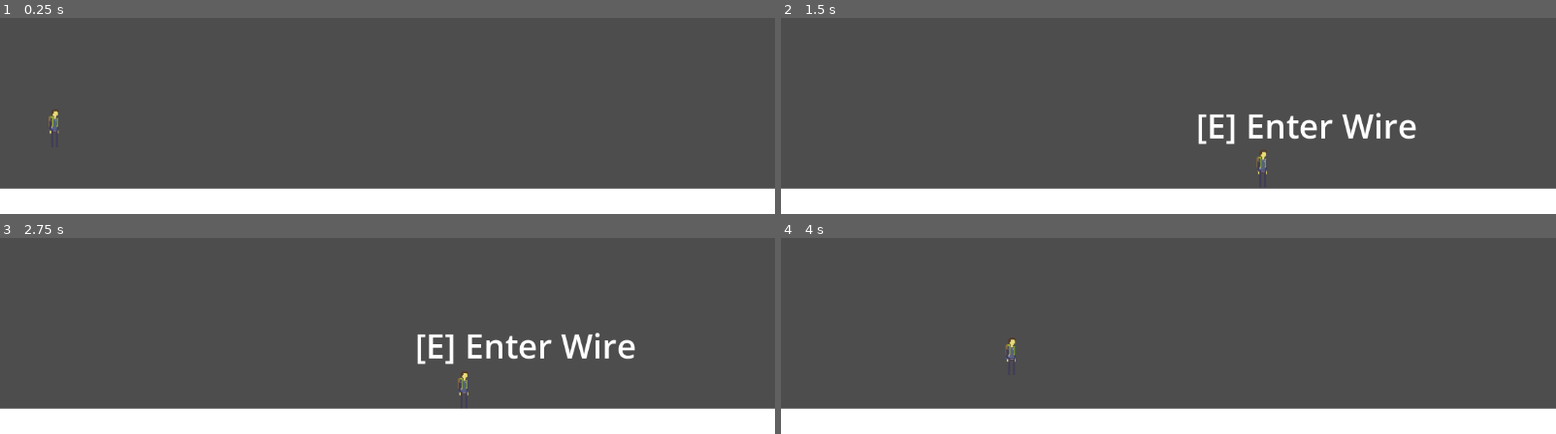
Above: before the commit, frames 1-4 (two rows, left to right).
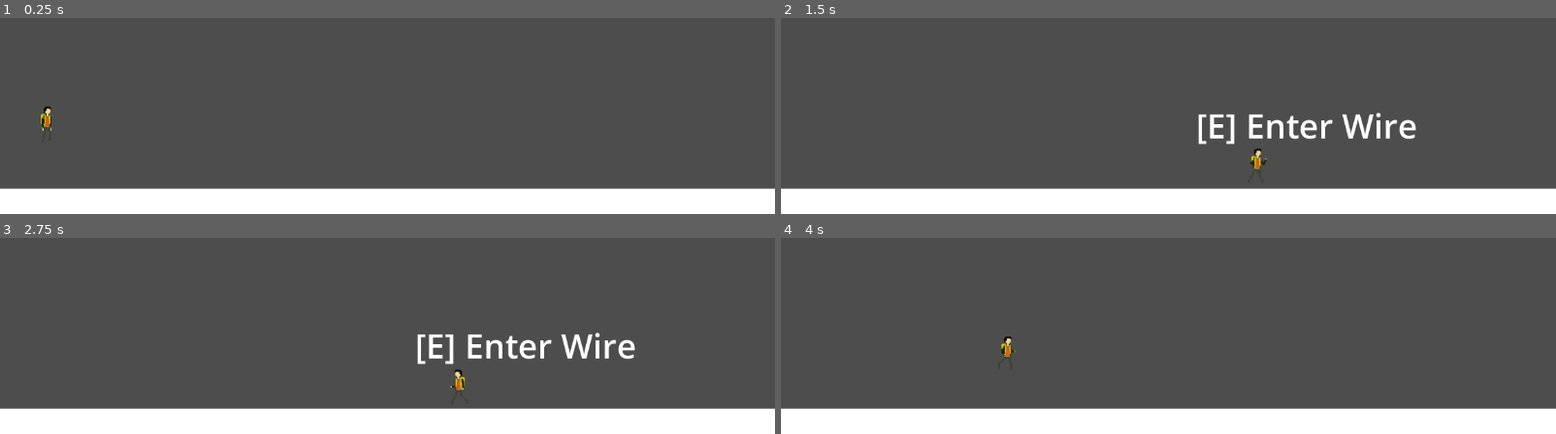
Above: after the commit, the same moments.

Repository: The-Spark-Industries/spark-energy
Game: Godot game, scene res://Master Scenes/level1.tscn
Two runs of this game, one before a commit and one after it. Both use one fixed random seed, a clock stepped at 60 frames per second and the inputs below.
Inputs:
- Up to frame 1 (0.25 s): no input
- Up to frame 2 (1.5 s): hold Right (ui_right) from 0.53 s (still down); tap E (interact) at 0.6, 1.35 s; tap Space (jump) at 0.77 s
- Up to frame 3 (2.75 s): tap Space (jump) at 1.52 s; release Right (ui_right) at 2.03 s; hold Left (ui_left) from 2.03 s (still down); tap E (interact) at 2.1 s
- Up to frame 4 (4 s): release Left (ui_left) at 2.78 s; hold Right (ui_right) from 2.78 s (still down); tap E (interact) at 2.85, 3.6 s; tap Space (jump) at 3.02, 3.77 s

The runs differ from the first frame. In frame 1, 0.2% of the frame differs, in the area x 5-8%, y 45-64%; in frame 2, 0.2%; in frame 3, 0.2%; in frame 4, 0.2%.

Commit message:
Sprite Imports

Diff:
--- a/Master Scenes/level1.tscn
+++ b/Master Scenes/level1.tscn
@@ -1,9 +1,10 @@
 [gd_scene format=3 uid="uid://c812w5iknq1es"]
 
 [ext_resource type="Script" uid="uid://ddurd58npppi" path="res://Scripts/Player.gd" id="1_vly50"]
-[ext_resource type="Texture2D" uid="uid://bbcour4btu45" path="res://1_Main Character Assets/Spark Assets/Spark Sprites/spark2.png" id="2_nuwp2"]
 [ext_resource type="Script" uid="uid://hxb45dpv1eq5" path="res://Scripts/RoomCamera.gd" id="3_roomcam"]
+[ext_resource type="Texture2D" uid="uid://x1n81kjyuq2x" path="res://1_Main Character Assets/Spark Assets/Spark Animations/sparkSpriteSheet.png" id="4_gdrb5"]
 [ext_resource type="PackedScene" uid="uid://b3wrn5c1q8iuw" path="res://Master Scenes/pauseMenu.tscn" id="4_nuwp2"]
+[ext_resource type="Texture2D" uid="uid://bkidejf03qdbu" path="res://1_Main Character Assets/Spark Assets/Spark Animations/explosion(1).png" id="5_303fj"]
 [ext_resource type="Script" uid="uid://b5agu4nw8ytqn" path="res://Scripts/WirePath.gd" id="5_wirepath"]
 [ext_resource type="Script" uid="uid://bqfwoq83t3tyc" path="res://Scripts/WireEnd.gd" id="6_wireend"]
 [ext_resource type="PackedScene" uid="uid://5ao3osj84mxr" path="res://Master Scenes/WaterBlock.tscn" id="7_rgorn"]
@@ -21,6 +22,136 @@
 [sub_resource type="RectangleShape2D" id="RectangleShape2D_y4dr7"]
 size = Vector2(16, 56)
 
+[sub_resource type="AtlasTexture" id="AtlasTexture_gdrb5"]
+atlas = ExtResource("4_gdrb5")
+region = Rect2(0, 0, 64, 64)
+
+[sub_resource type="AtlasTexture" id="AtlasTexture_21y3i"]
+atlas = ExtResource("5_303fj")
+region = Rect2(0, 0, 64, 64)
+
+[sub_resource type="AtlasTexture" id="AtlasTexture_8ifkh"]
+atlas = ExtResource("5_303fj")
+region = Rect2(64, 0, 64, 64)
+
+[sub_resource type="AtlasTexture" id="AtlasTexture_xe1pu"]
+atlas = ExtResource("5_303fj")
+region = Rect2(128, 0, 64, 64)
+
+[sub_resource type="AtlasTexture" id="AtlasTexture_g77rh"]
+atlas = ExtResource("5_303fj")
+region = Rect2(192, 0, 64, 64)
+
+[sub_resource type="AtlasTexture" id="AtlasTexture_wqik4"]
+atlas = ExtResource("5_303fj")
+region = Rect2(0, 64, 64, 64)
+
+[sub_resource type="AtlasTexture" id="AtlasTexture_0xmx1"]
+atlas = ExtResource("5_303fj")
+region = Rect2(64, 64, 64, 64)
+
+[sub_resource type="AtlasTexture" id="AtlasTexture_m1dw6"]
+atlas = ExtResource("5_303fj")
+region = Rect2(128, 64, 64, 64)
+
+[sub_resource type="AtlasTexture" id="AtlasTexture_303fj"]
+atlas = ExtResource("4_gdrb5")
+region = Rect2(0, 64, 64, 64)
+
+[sub_resource type="AtlasTexture" id="AtlasTexture_l37wp"]
+atlas = ExtResource("4_gdrb5")
+region = Rect2(0, 128, 64, 64)
+
+[sub_resource type="AtlasTexture" id="AtlasTexture_aqaee"]
+atlas = ExtResource("4_gdrb5")
+region = Rect2(0, 192, 64, 64)
+
+[sub_resource type="AtlasTexture" id="AtlasTexture_1yw1p"]
+atlas = ExtResource("4_gdrb5")
+region = Rect2(64, 0, 64, 64)
+
+[sub_resource type="AtlasTexture" id="AtlasTexture_l8ajp"]
+atlas = ExtResource("4_gdrb5")
+region = Rect2(64, 64, 64, 64)
+
+[sub_resource type="AtlasTexture" id="AtlasTexture_6xxqs"]
+atlas = ExtResource("4_gdrb5")
+region = Rect2(64, 128, 64, 64)
+
+[sub_resource type="AtlasTexture" id="AtlasTexture_wnyvq"]
+atlas = ExtResource("4_gdrb5")
+region = Rect2(64, 192, 64, 64)
+
+[sub_resource type="AtlasTexture" id="AtlasTexture_naso3"]
+atlas = ExtResource("4_gdrb5")
+region = Rect2(128, 0, 64, 64)
+
+[sub_resource type="SpriteFrames" id="SpriteFrames_21y3i"]
+animations = [{
+"frames": [{
+"duration": 1.0,
+"texture": SubResource("AtlasTexture_gdrb5")
+}],
+"loop": true,
+"name": &"idle",
+"speed": 5.0
+}, {
+"frames": [{
+"duration": 1.0,
+"texture": SubResource("AtlasTexture_21y3i")
+}, {
+"duration": 1.0,
+"texture": SubResource("AtlasTexture_8ifkh")
+}, {
+"duration": 1.0,
+"texture": SubResource("AtlasTexture_xe1pu")
+}, {
+"duration": 1.0,
+"texture": SubResource("AtlasTexture_g77rh")
+}, {
+"duration": 1.0,
+"texture": SubResource("AtlasTexture_wqik4")
+}, {
+"duration": 1.0,
+"texture": SubResource("AtlasTexture_0xmx1")
+}, {
+"duration": 1.0,
+"texture": SubResource("AtlasTexture_m1dw6")
+}],
+"loop": true,
+"name": &"in_wire",
+"speed": 5.0
+}, {
+"frames": [{
+"duration": 0.5,
+"texture": SubResource("AtlasTexture_303fj")
+}, {
+"duration": 0.5,
+"texture": SubResource("AtlasTexture_l37wp")
+}, {
+"duration": 0.5,
+"texture": SubResource("AtlasTexture_aqaee")
+}, {
+"duration": 0.5,
+"texture": SubResource("AtlasTexture_1yw1p")
+}, {
+"duration": 0.5,
+"texture": SubResource("AtlasTexture_l8ajp")
+}, {
+"duration": 0.5,
+"texture": SubResource("AtlasTexture_6xxqs")
+}, {
+"duration": 0.5,
+"texture": SubResource("AtlasTexture_wnyvq")
+}, {
+"duration": 0.5,
+"texture": SubResource("AtlasTexture_naso3")
+}],
+"loop": true,
+"name": &"run",
+"speed": 5.0
+}]
+
 [sub_resource type="Curve2D" id="Curve2D_wire1"]
 _data = {
 "points": PackedVector2Array(0, 0, 0, 0, 0, 0, -83.06195, -37.082962, 83.06195, 37.082962, 176, -286, -97.13047, -129.7489, 97.13047, 129.7489, 319, -101, -51.092903, -55.464523, 51.092903, 55.464523, 500, 0)
@@ -62,7 +193,7 @@
 [node name="Level1" type="Node2D" unique_id=320706740]
 
 [node name="platform" type="StaticBody2D" parent="." unique_id=1844586003]
-position = Vector2(853, 1353)
+position = Vector2(852, 1353)
 physics_material_override = SubResource("PhysicsMaterial_lyd6k")
 
 [node name="MeshInstance2D" type="MeshInstance2D" parent="platform" unique_id=8104759]
@@ -99,8 +230,9 @@
 position = Vector2(-1, 2)
 shape = SubResource("RectangleShape2D_y4dr7")
 
-[node name="Sprite2D" type="Sprite2D" parent="CharacterBody2D" unique_id=648467936]
-texture = ExtResource("2_nuwp2")
+[node name="AnimatedSprite2D" type="AnimatedSprite2D" parent="CharacterBody2D" unique_id=405422633]
+sprite_frames = SubResource("SpriteFrames_21y3i")
+animation = &"run"
 
 [node name="CameraPoints" type="Node2D" parent="." unique_id=672961212]
 position = Vector2(-1099, 1007)
Binary file added: 1_Main Character Assets/Spark Assets/Spark Animations/explosion(1).png
Not shown, added: 1_Main Character Assets/Spark Assets/Spark Animations/explosion(1).png.import
Binary file added: 1_Main Character Assets/Spark Assets/Spark Animations/sparkSpriteSheet.png
Not shown, added: 1_Main Character Assets/Spark Assets/Spark Animations/sparkSpriteSheet.png.import
Binary file added: Scripts/sparkSpriteSheet.png
Not shown, added: Scripts/sparkSpriteSheet.png.import
Not shown, changed: .DS_Store
